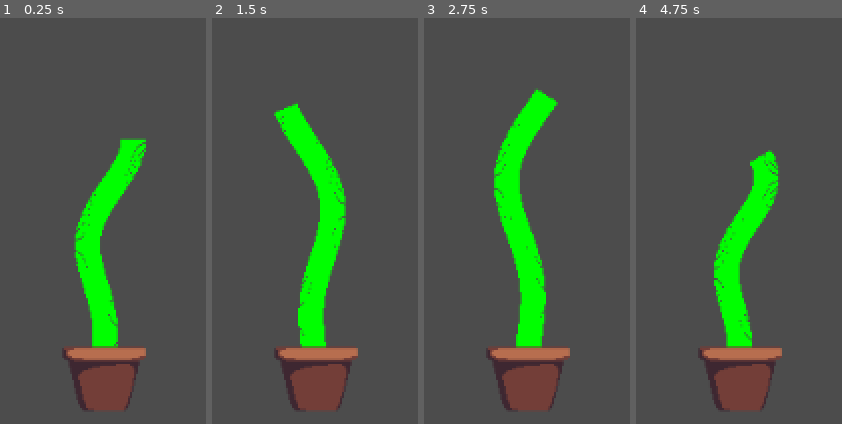
Above: before the commit, frames 1-4 (left to right).
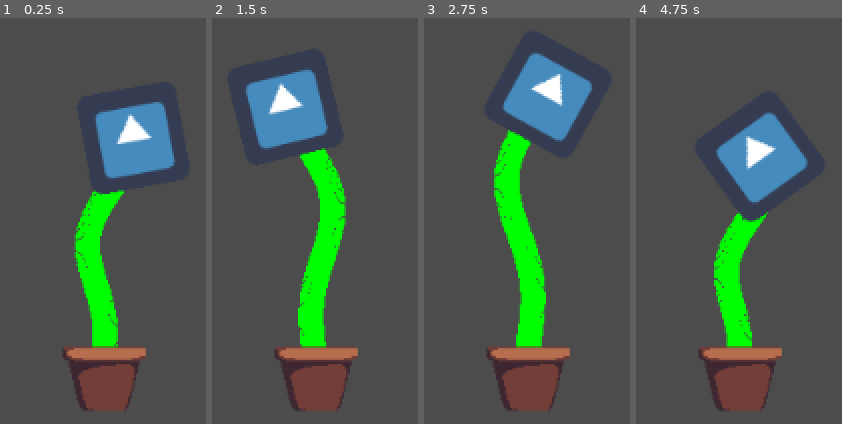
Above: after the commit, the same moments.

Repository: giraugh/LD46
Game: Godot game, scene res://Player.tscn
The game is run twice, just before and just after one commit, with the same random seed, the same clock (stepped at 60 frames per second) and the same inputs. The engine's default icon, where the game draws it, is replaced by a stand-in: a white triangle on a blue panel in a dark square.
Inputs:
- Up to frame 1 (0.25 s): no input
- Up to frame 2 (1.5 s): no input
- Up to frame 3 (2.75 s): no input
- Up to frame 4 (4.75 s): no input

The runs differ from the first frame. In frame 1, 6.4% of the frame differs, in the area x 45-86%, y 20-44%; in frame 2, 6.3%; in frame 3, 6.3%; in frame 4, 6.6%, in the area x 38-84%, y 23-51%.

Commit message:
Add head to groove

Diff:
--- a/project/Player.gd
+++ b/project/Player.gd
@@ -15,15 +15,25 @@
 export var width = 20.0
 export var heightMid = 150.0
 export var heightVar = 20.0
+
 func _process(delta):
 	time += delta
+	var height = get_height(time)
+	$head.set_position(Vector2(xposplayer(height,height), -height))
+	$head.set_rotation(head_angle(time))
 	update()
+
+func get_height (time):
+	return heightMid + heightVar * sin(2 * periods * 2 * PI * time * speed)
+
+func head_angle(time):
+	var height = get_height(time)
+	return atan(periods * 2 * PI / height * width * cos(periods * 2 * PI * (1 + time * speed)) )
 
 func xposplayer(h, height):
 	return h / height * width * sin(periods * 2 * PI * (h / height + time * speed))
 
 func _draw():
-    print(time)
-    var height = heightMid + heightVar * sin(2 * periods * 2 * PI * time * speed)
+    var height = get_height(time)
     for i in range(int(height)):
         draw_line(Vector2(xposplayer(i, height),-i), Vector2(xposplayer(i+1, height), -(i+1)), ColorN("green"), 16)
--- a/project/Player.tscn
+++ b/project/Player.tscn
@@ -1,7 +1,8 @@
-[gd_scene load_steps=3 format=2]
+[gd_scene load_steps=4 format=2]
 
 [ext_resource path="res://Player.gd" type="Script" id=1]
 [ext_resource path="res://Sprites/Player/pot.png" type="Texture" id=2]
+[ext_resource path="res://icon.png" type="Texture" id=3]
 
 [node name="Player" type="Node2D"]
 position = Vector2( 485.797, 455.997 )
@@ -10,3 +11,7 @@
 [node name="pot" type="Sprite" parent="."]
 position = Vector2( -0.228088, 0.944305 )
 texture = ExtResource( 2 )
+
+[node name="head" type="Sprite" parent="."]
+position = Vector2( 1.79272, -212.163 )
+texture = ExtResource( 3 )
